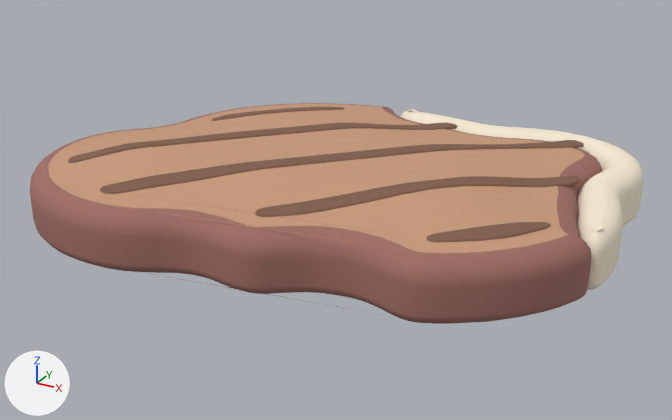
Renders of the OBJ model assets/meshes/PrimeCutRibeye.obj from each side of a commit.
Before and after are seen from a 50 mm lens placed at (10.61, -19.24, 9.72), pointed at (0.28, -0.44, 0.32). Arrows for +X, +Y and +Z are at lower left; the lights stay in place. The picture after the commit comes second. Where no turn or scale is listed for an object, it has been applied to the vertices. Vertices at exactly the same position are counted once.

Objects in the first picture: 'Crust', 'Fat', 'Marks', 'Meat'.
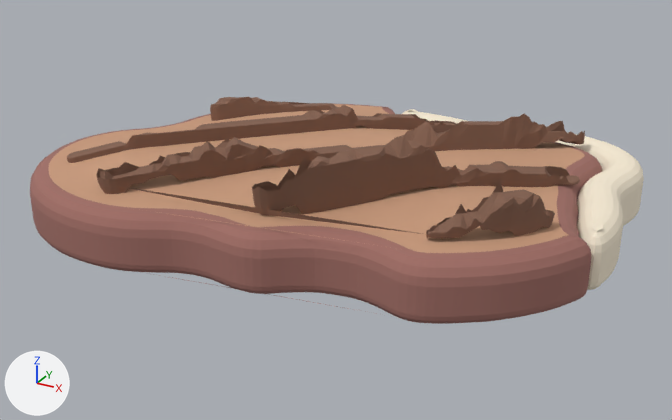
Where the change shows, as pixel boxes [x1, y1, x2, y2] in the pictures (672 x 420 px):
'Marks', reshaped
    before: [68, 107, 584, 242]
    after: [67, 97, 585, 238]

Diff of the bpy script that builds the scene:
```diff
--- a/assets/meshes/PrimeCutRibeye.obj.py
+++ b/assets/meshes/PrimeCutRibeye.obj.py
@@ me_marks @@
 # used by ob_marks; location = (0.0, 0.0, 0.0)
-me_marks.from_pydata(...)  # 2019 vertices, 3551 faces; spans x -5.86..5.93, y -4.48..4.34, z 1.42..1.77
+me_marks.from_pydata(...)  # 2019 vertices, 3551 faces; spans x -5.86..5.98, y -4.55..4.35, z 1.42..3.04
+# me_marks part 1: 1289 of 2019 vertices moved; they spanned x -5.85..5.93, y -4.48..4.34, z 1.42..1.77 and now span x -5.86..5.98, y -4.55..4.35, z 1.52..3.04; mean shift (0.01, -0.01, 0.33); largest move (2.56, -1.42, 1.75) -> (2.6, -1.6, 3.04)
 me_marks.materials.append(mat_marks)
```
